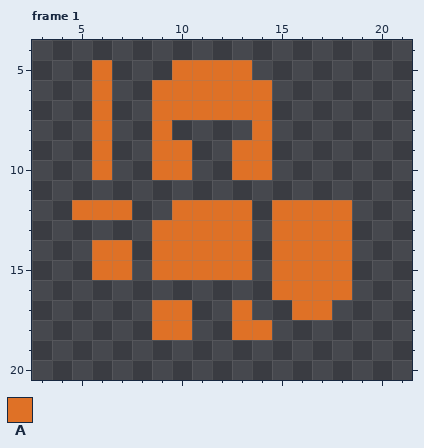
One commit to this pixel-art file: client/public/assets/sprites/characters/warrior.aseprite. Above is the file before it was changed.
20x20 pixels, 1 frame. Shown: frame 1: x 3..21, y 4..20. The old version is drawn lined up with the new one, on the new canvas. The commit also changed other frames, which this record leaves out.
Palette (. is transparent): A #df7126
The result:
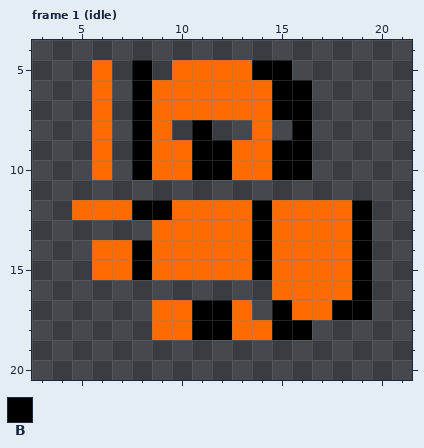
Colours new in this view: B #000000
From the commit log: initial attack animation
From old to new:
canvas 20x20 -> 24x24, the old top-left corner now at 2,2
colour A: #df7126 -> #ff6b00
Frame 1 (idle):
y 5: x 8 . -> B; x 14..15 .. -> BB
y 6..7: x 8 . -> B; x 15..16 .. -> BB
y 8: x 8 . -> B; x 11 . -> B; x 16 . -> B
y 9..10: x 8 . -> B; x 11..12 .. -> BB; x 15..16 .. -> BB
y 12: x 8..9 .. -> BB; x 14 . -> B; x 19 . -> B
y 13: x 14 . -> B; x 19 . -> B
y 14..15: x 8 . -> B; x 14 . -> B; x 19 . -> B
y 16: x 19 . -> B
y 17: x 11..12 .. -> BB; x 15 . -> B; x 18..19 .. -> BB
y 18: x 11..12 .. -> BB; x 15..16 .. -> BB
